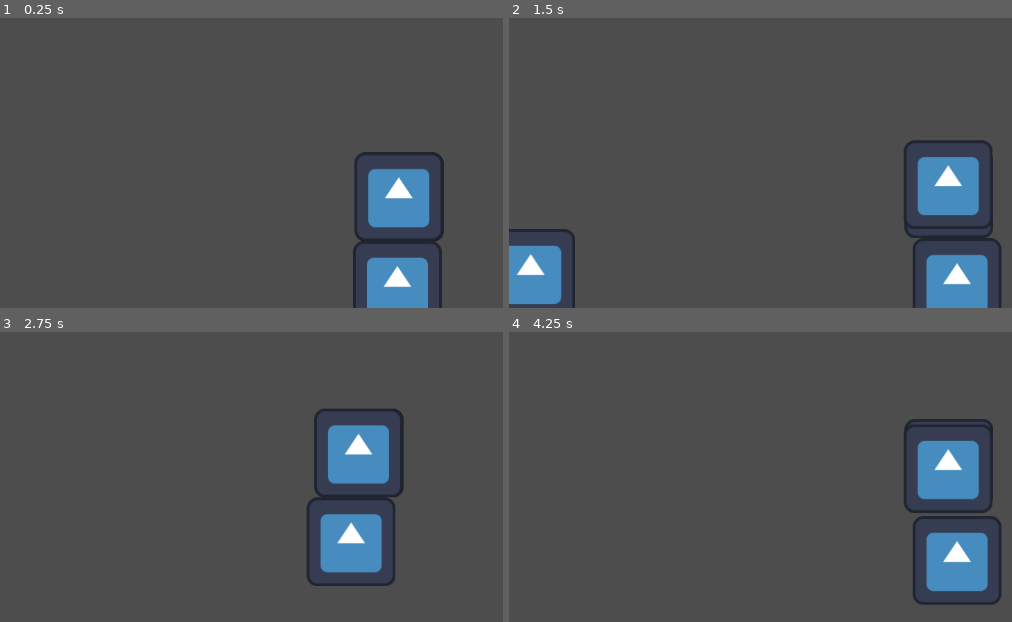
Above: before the commit, frames 1-4 (two rows, left to right).
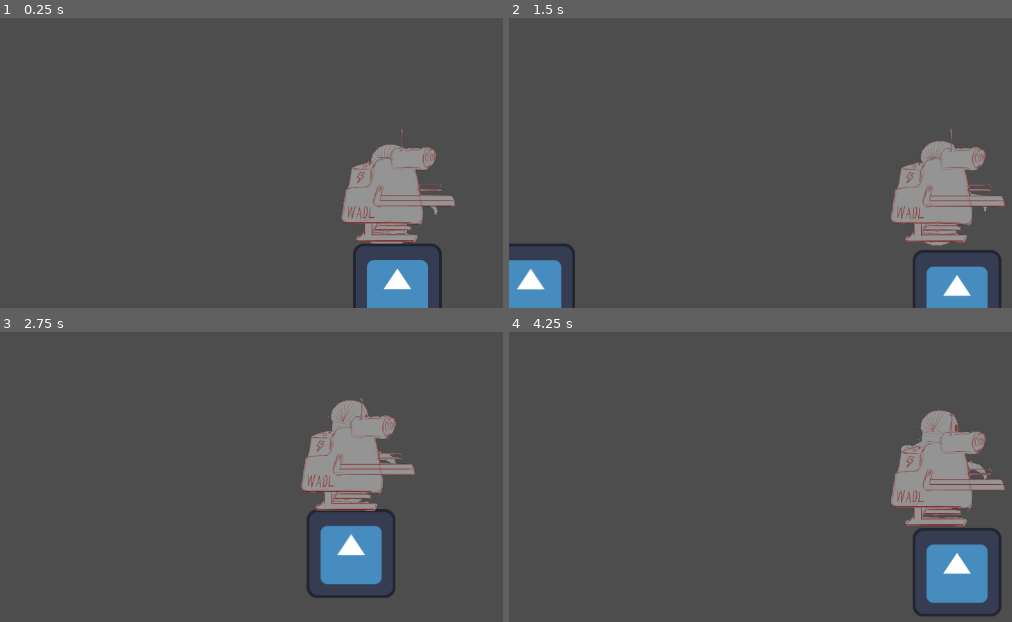
Above: after the commit, the same moments.

Repository: 42triangles/robot-surgery
Game: Godot game, scene res://scenes/world.tscn
The game is run twice, just before and just after one commit, with the same random seed, the same clock (stepped at 60 frames per second) and the same inputs. The project has no main scene, so this scene is started directly. The engine's default icon, where the game draws it, is replaced by a stand-in: a white triangle on a blue panel in a dark square.
Inputs:
- Up to frame 1 (0.25 s): no input
- Up to frame 2 (1.5 s): hold D (move_right) from 0.53 s (still down); tap Space (jump) at 0.77 s
- Up to frame 3 (2.75 s): tap Space (jump) at 1.52 s; release D (move_right) at 2.03 s; hold A (move_left) from 2.03 s (still down)
- Up to frame 4 (4.25 s): release A (move_left) at 2.78 s; hold D (move_right) from 2.78 s (still down); tap Space (jump) at 3.02, 3.77 s

The runs differ from the first frame. In frame 1, 6.0% of the frame differs, in the area x 67-91%, y 38-94%; in frame 2, 8.3%, in the area x 0-99%, y 38-100%; in frame 3, 7.8%; in frame 4, 8.1%.

Commit message:
Placeholder sprites

Diff:
--- a/scenes/scale_0.tscn
+++ b/scenes/scale_0.tscn
@@ -1,13 +1,24 @@
-[gd_scene load_steps=4 format=3 uid="uid://dpaxlkqtm7uq5"]
+[gd_scene load_steps=6 format=3 uid="uid://dpaxlkqtm7uq5"]
 
 [ext_resource type="Texture2D" uid="uid://jnsrnrmpbg2i" path="res://icon.svg" id="1_26d5y"]
 [ext_resource type="PackedScene" uid="uid://hbpgw80ffdmr" path="res://scenes/player.tscn" id="1_yixew"]
+[ext_resource type="Texture2D" uid="uid://dp3hnxoycgdvx" path="res://sprites/eyeball.png" id="2_237qy"]
+
+[sub_resource type="RectangleShape2D" id="RectangleShape2D_exewt"]
+size = Vector2(148, 162)
 
 [sub_resource type="WorldBoundaryShape2D" id="WorldBoundaryShape2D_0l1vs"]
 
 [node name="Scale0" type="Node2D"]
 
 [node name="Player" parent="." instance=ExtResource("1_yixew")]
+
+[node name="CollisionShape2D" parent="Player" index="0"]
+shape = SubResource("RectangleShape2D_exewt")
+
+[node name="Sprite2D" parent="Player" index="1"]
+scale = Vector2(0.3, 0.3)
+texture = ExtResource("2_237qy")
 
 [node name="Camera2D" type="Camera2D" parent="Player"]
 position = Vector2(0, -80)
@@ -25,3 +36,5 @@
 texture = ExtResource("1_26d5y")
 centered = false
 offset = Vector2(-64, 0)
+
+[editable path="Player"]
--- a/scenes/scale_1.tscn
+++ b/scenes/scale_1.tscn
@@ -1,7 +1,11 @@
-[gd_scene load_steps=4 format=3 uid="uid://dhmrdr8obqljr"]
+[gd_scene load_steps=6 format=3 uid="uid://dhmrdr8obqljr"]
 
 [ext_resource type="PackedScene" uid="uid://hbpgw80ffdmr" path="res://scenes/player.tscn" id="1_2of5g"]
+[ext_resource type="Texture2D" uid="uid://vful8cwvuklw" path="res://sprites/WADL.png" id="2_ibsn0"]
 [ext_resource type="Texture2D" uid="uid://jnsrnrmpbg2i" path="res://icon.svg" id="2_xauh6"]
+
+[sub_resource type="RectangleShape2D" id="RectangleShape2D_05725"]
+size = Vector2(170, 170)
 
 [sub_resource type="WorldBoundaryShape2D" id="WorldBoundaryShape2D_hg254"]
 
@@ -9,6 +13,13 @@
 
 [node name="Player" parent="." instance=ExtResource("1_2of5g")]
 position = Vector2(0, -100)
+
+[node name="CollisionShape2D" parent="Player" index="0"]
+shape = SubResource("RectangleShape2D_05725")
+
+[node name="Sprite2D" parent="Player" index="1"]
+scale = Vector2(0.5, 0.5)
+texture = ExtResource("2_ibsn0")
 
 [node name="Camera2D" type="Camera2D" parent="Player"]
 position = Vector2(0, -80)
@@ -29,3 +40,5 @@
 texture = ExtResource("2_xauh6")
 centered = false
 offset = Vector2(-64, 0)
+
+[editable path="Player"]
Binary file added: sprites/WADL.png
Not shown, added: sprites/WADL.png.import
Binary file added: sprites/eyeball.png
Not shown, added: sprites/eyeball.png.import
